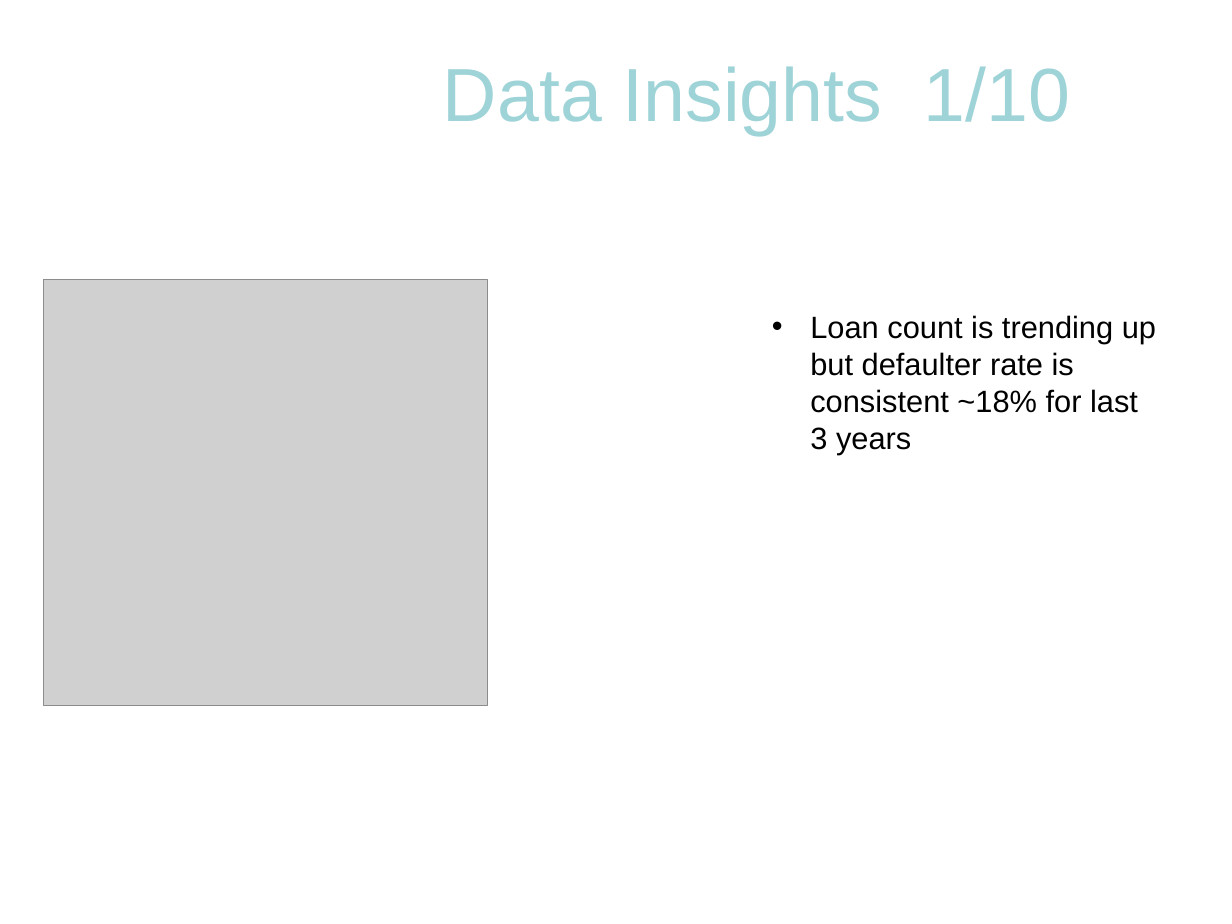
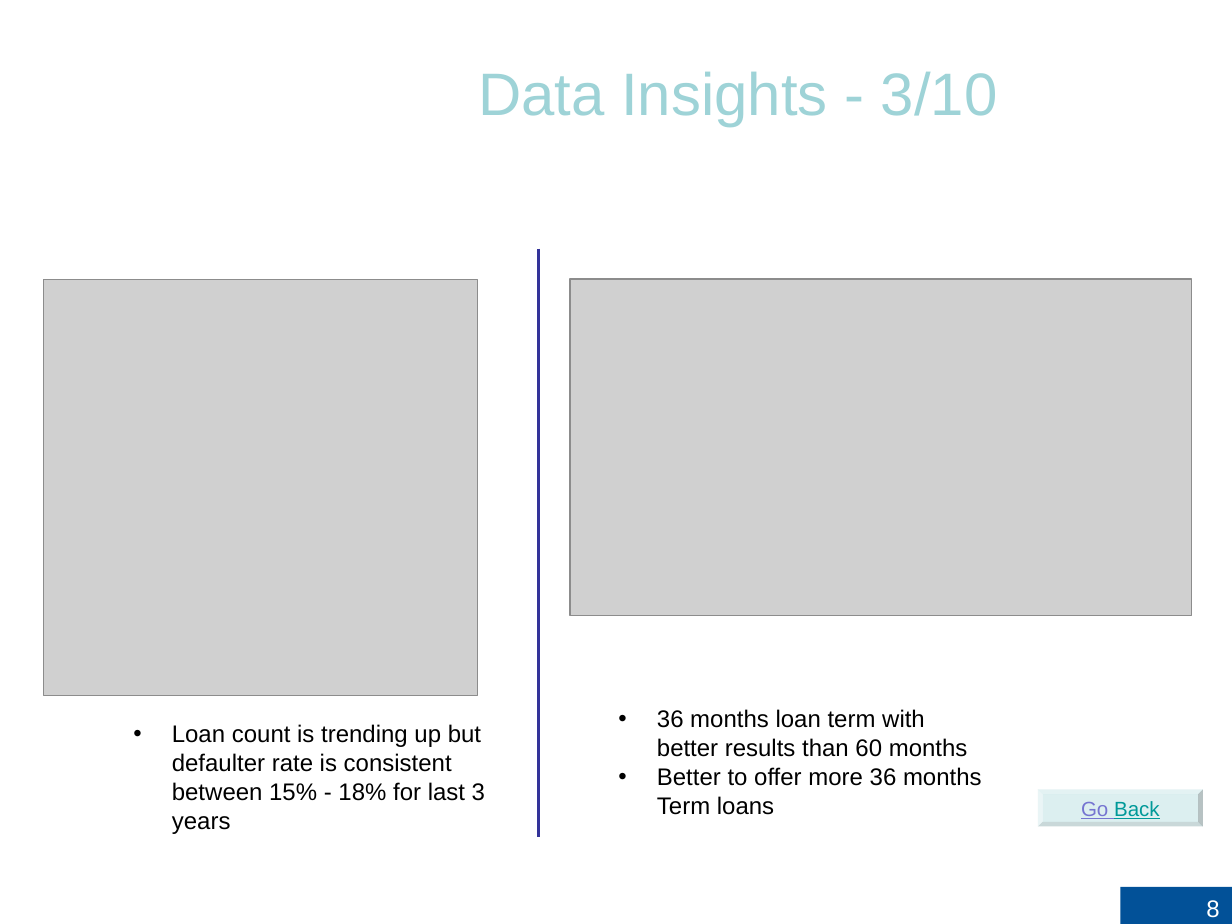
Before and after one commit to RujDha/LendingClub-CaseStudy, a slide deck: slide 8 of LeandingClub-CaseStudy.pptx (slide 9 before the commit). Drawn at 1232x924 pixels with LibreOffice and Linux fonts; fonts in the diff are those of the drawing; grey boxes stand for pictures; background and template pictures are left out. Boxes give left, top, right and bottom in pixels: in the first picture for what was removed or moved away, otherwise in the second. Text is boxed around its words. In the diff, an @@ line names an element or a change of style, - is before the commit and + after.

```diff
--- a/LeandingClub-CaseStudy.pptx
+++ b/LeandingClub-CaseStudy.pptx
@@ title at [478, 72, 998, 126]: text changed; size 44 to 35 pt @@
-Data Insights 1/10
+Data Insights - 3/10
@@ line added from (538, 249) to (538, 838), #333399 1.5 pt @@
@@ picture: place and size @@
-picture at [43, 280, 487, 706]
+picture at [43, 280, 477, 696]
@@ picture added at [570, 278, 1191, 615] @@
@@ text added at [657, 709, 982, 815], 14 pt, text #000000 @@
+• 36 months loan term with better results than 60 months
+• Better to offer more 36 months Term loans
@@ text at [828, 711, 876, 728]: text changed; size 18 to 25 pt @@
-Bivariate Analysis – year wise trend
+Bivariate Analysis – Year & Term wise
@@ text at [172, 724, 485, 834]: text changed; size 18 to 14 pt @@
-• Loan count is trending up but defaulter rate is consistent ~18% for last 3 years
+• Loan count is trending up but defaulter rate is consistent between 15% - 18% for last 3 years
@@ bevel added at [1039, 790, 1204, 827], fill #BBE0E3 at 50% opacity, 12 pt, text #009999, underline @@
+Go Back
@@ page number added at [1120, 887, 1232, 924], fill #025198, 14 pt, text #FFFFFF @@
+8
```
Also in this commit, not shown: 8 other slides changed, 7 slides added, 3 slides removed.
